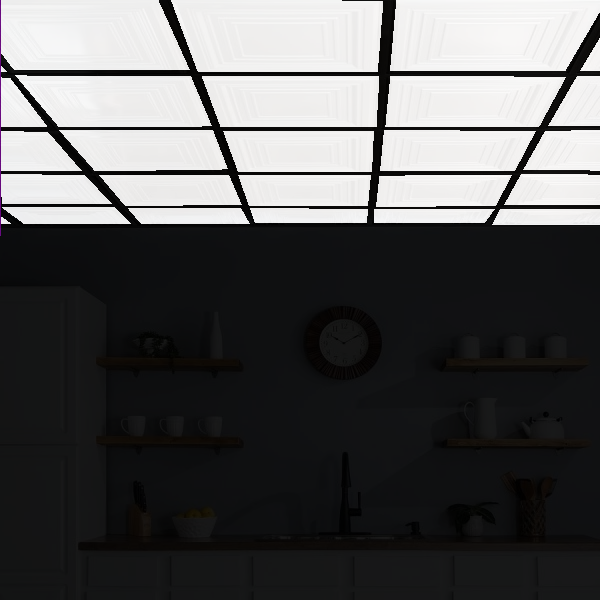
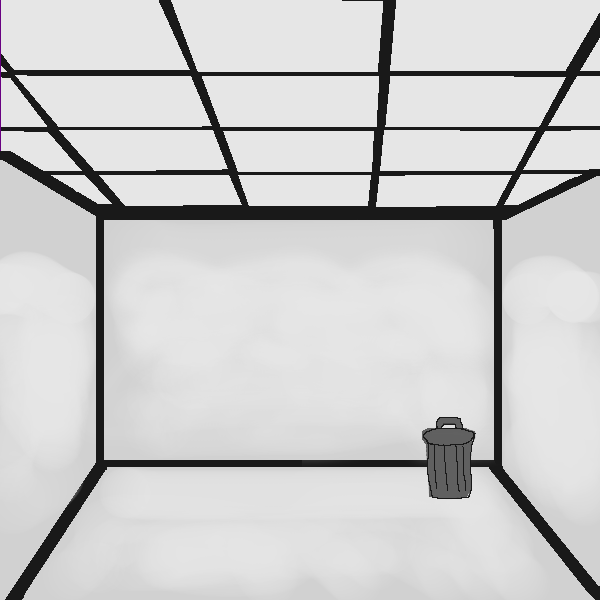
Two versions of the same layered image (600px x 600px). Layer-by-layer changes:
hid "reference.webp" over 0, 0, 600, 600
added layer "Trashcan" above "Walls" over 422, 417, 476, 500
added layer "Walls" above "Background" over 0, 151, 600, 600
painted on "Background" over 0, 0, 600, 600
